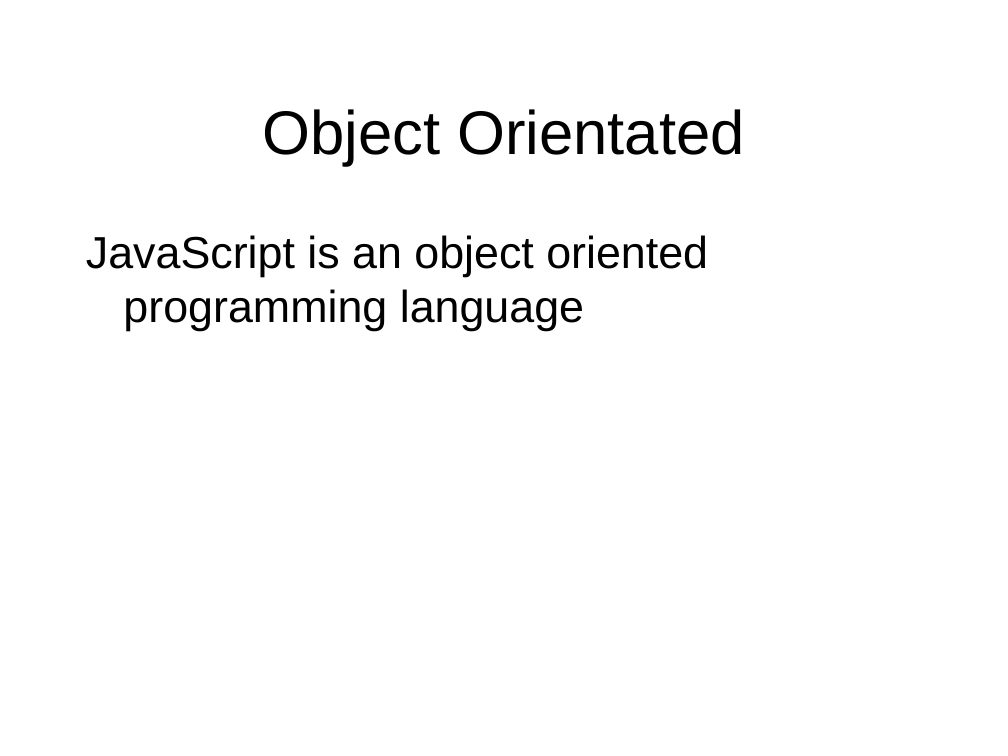
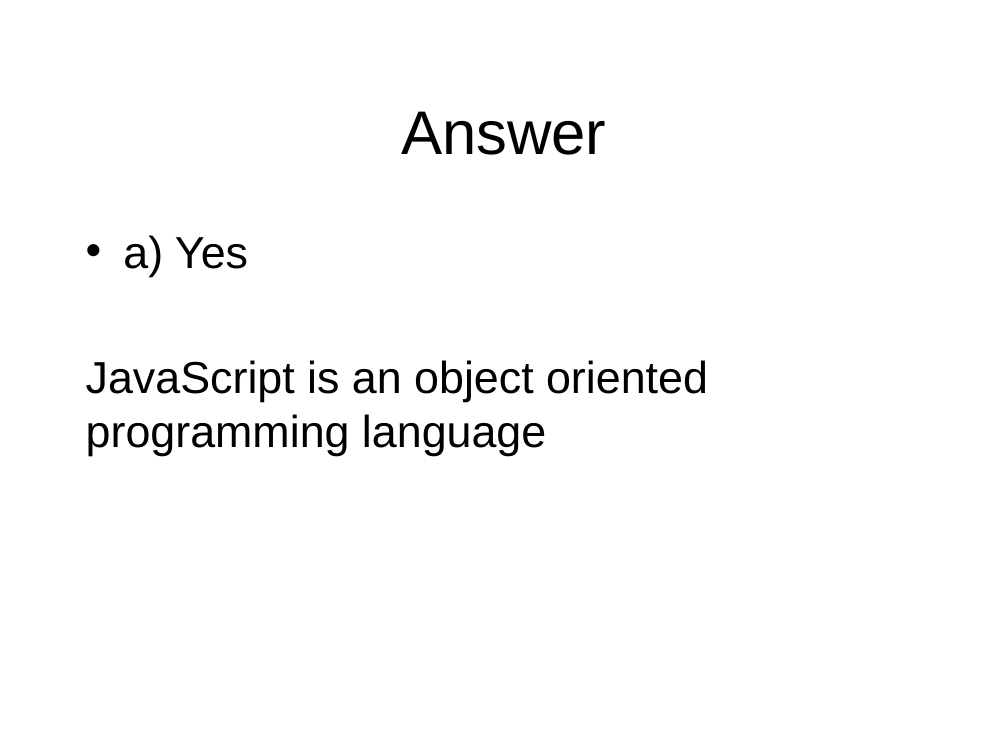
Before and after one commit to octaviordz/zjnu2017.github.io, a slide deck: slide 8 of WAD/lectures/110--Javascript.Forms.pptx. Drawn at 1008x756 pixels with LibreOffice and Linux fonts; fonts in the diff are those of the drawing. Boxes give left, top, right and bottom in pixels: in the first picture for what was removed or moved away, otherwise in the second. Text is boxed around its words. In the diff, an @@ line names an element or a change of style, - is before the commit and + after.

```diff
--- a/WAD/lectures/110--Javascript.Forms.pptx
+++ b/WAD/lectures/110--Javascript.Forms.pptx
@@ title at <box>401,111,606,155</box>: text changed @@
-Object Orientated
+Answer
@@ text at <box>123,235,248,277</box>: paragraph added @@
+• a) Yes
@@ text at <box>86,360,708,456</box>: indent changed @@
```
Also in this commit, not shown: 4 other slides changed, 1 slide added, 1 slide removed, 11 other files.
